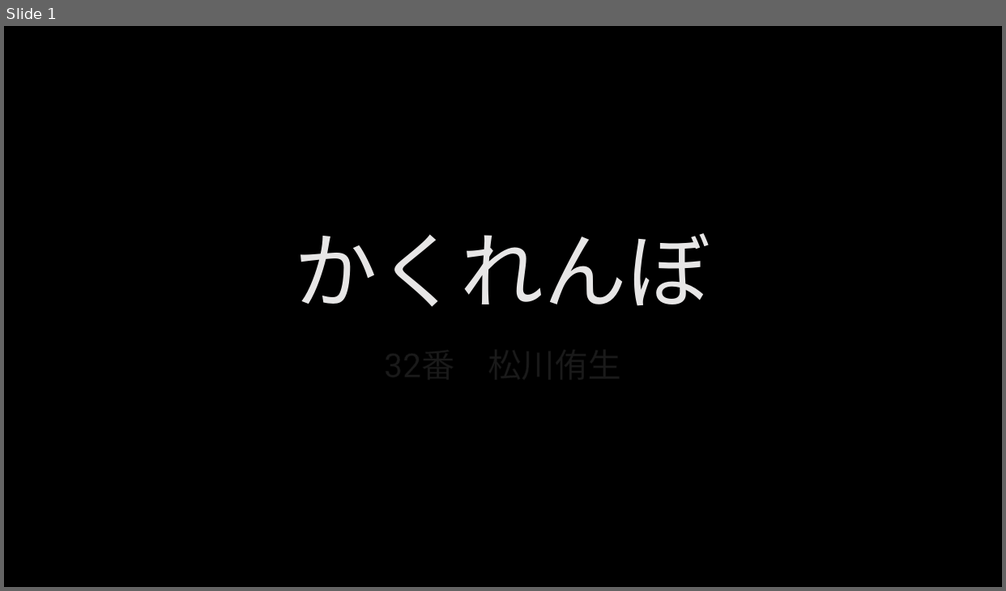
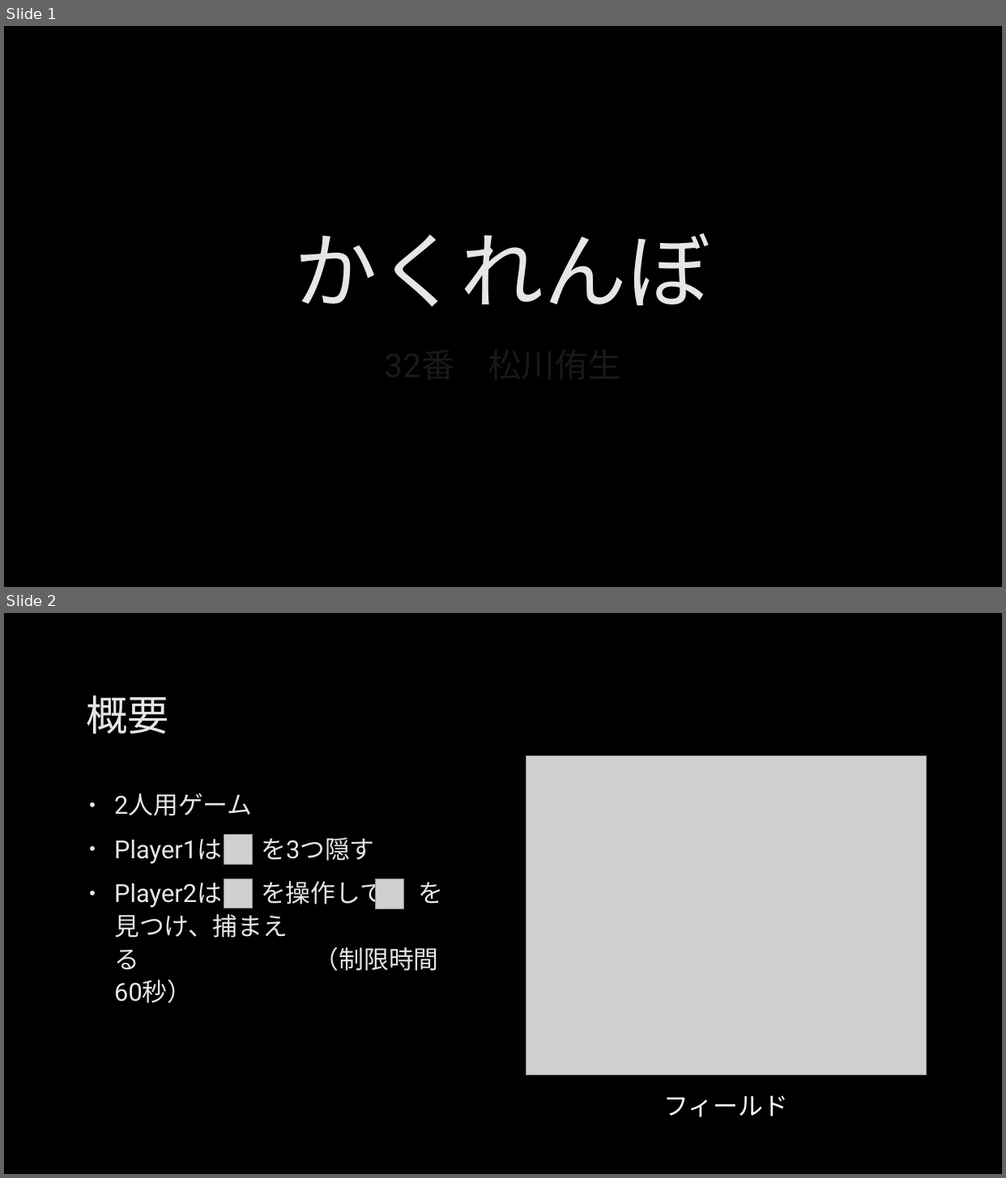
Before and after one commit to hamukawa0406/CG, a slide deck: freeProduction.pptx. Shown one above the other, each under a label of ours: slide 1 before the commit, slides 1 and 2 after it. The pictures are 1006x591 and 1006x1178 pixels, drawn with LibreOffice and Linux fonts; fonts in the diff are those of the drawing; grey boxes stand for pictures; background and template pictures are left out. Boxes give left, top, right and bottom in pixels: in the first picture for what was removed or moved away, otherwise in the second. Text is boxed around its words. In the diff, an @@ line names an element or a change of style, - is before the commit and + after.

```diff
--- a/freeProduction.pptx
+++ b/freeProduction.pptx
@@ slide 2 added at [4, 613, 1002, 1174], background picture (left out) @@
@@ title added at [87, 696, 170, 734], 40 pt, text #E7E6E6 @@
+概要
@@ picture added at [526, 756, 927, 1076] @@
@@ text added at [114, 793, 444, 1003], 24 pt, text #E7E6E6 @@
+• 2人用ゲーム
+• Player1は を3つ隠す
+• Player2は を操作して を見つけ、捕まえる （制限時間60秒）
@@ picture added at [224, 835, 253, 865] @@
@@ picture added at [224, 879, 253, 909] @@
@@ picture added at [375, 879, 404, 909] @@
@@ text added at [664, 1096, 788, 1118], 24 pt, text #FFFFFF @@
+フィールド
```
Also in this commit, not shown: 3 slides changed, 2 other slides added, 4 slides removed, 20 other files.
